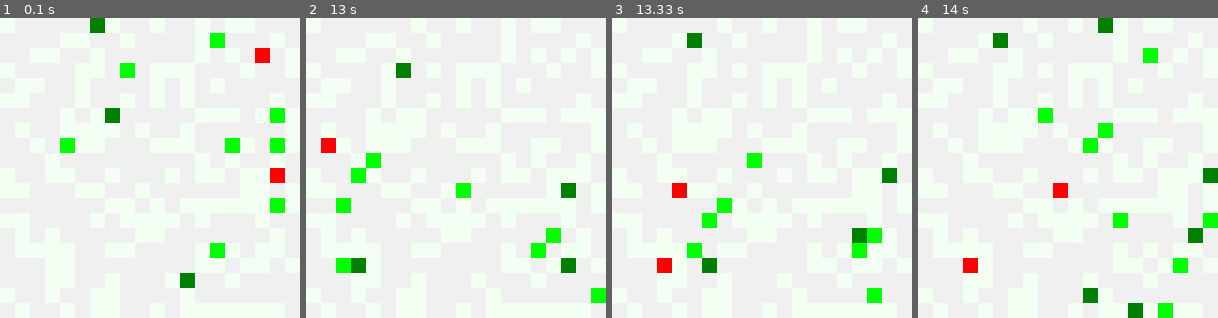
Above: before the commit, frames 1-4 (left to right).
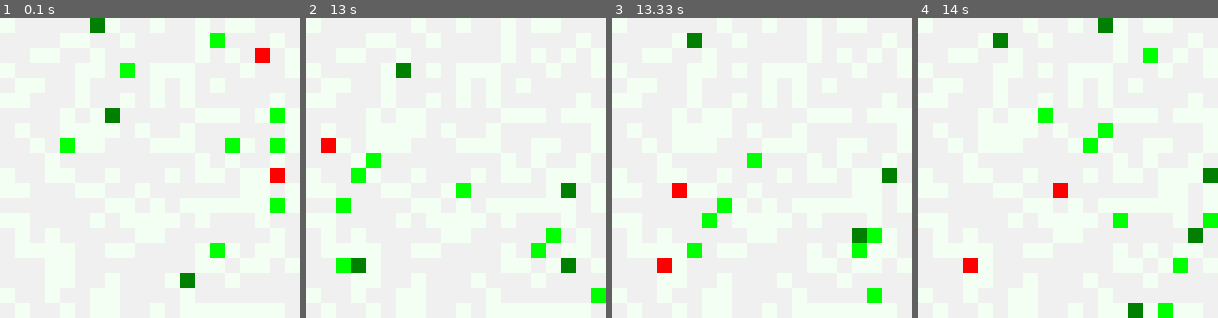
Above: after the commit, the same moments.

Repository: snisarg/263C
Game: pygame game, started from game.py
The game is run twice, just before and just after one commit, with the same random seed, the same clock (stepped at 60 frames per second) and the same inputs. The source is Python 2; it was converted automatically to run under Python 3.
Inputs:
- Up to frame 1 (0.1 s): no input
- Up to frame 2 (13 s): no input
- Up to frame 3 (13.33 s): no input
- Up to frame 4 (14 s): no input
The pictures show only the part of the screen within x 50-100%, y 50-100%; the shares and areas given below are measured in that part.

Frames 1-2 are identical in both runs. In frame 3, 0.2% of the frame differs, in the area x 30-35%, y 80-85%; in frame 4, 0.2%.

Commit message:
Predator hungry threshold increased.

Diff:
--- a/animat.py
+++ b/animat.py
@@ -44,6 +44,7 @@
             difference[1] += 1
     return difference
 
+
 class StepCalculator:
 
     def __init__(self, step_weight):
@@ -173,8 +174,9 @@
         self.energy = random.randint(600, 1000)
         self.hunger_threshold = 1000
         self.wait_time = 0
-
-    # Returns animat closest to predator's positions
+        self.making_signal = False  # Internal neuron
+
+    # Returns prey closest to predator's positions OR closest predator making signal for help!
     def __closest_animat(self):
         closest_animats = grid.singleton_world.around_point(self.position, config.predator_range())
         for level in closest_animats:
@@ -182,6 +184,8 @@
                 for anim in block:
                     if isinstance(anim, EPrey) or isinstance(anim, HPrey):
                         return anim  # Return the anim object which is closest
+                    elif isinstance(anim, Predator) and anim.making_signal is True:
+                        return anim
         return None
 
     def move(self, game_clock):
@@ -190,6 +194,7 @@
 
         # If predator has lost to the hard prey, make him move randomly until wait_time = 0
         if self.wait_time > 0:
+            self.making_signal = False
             return
 
         anim = self.__closest_animat()
@@ -202,22 +207,31 @@
         current_action = self.qlearn.choose_action(current_state)
 
         if current_action[0] == Action.MoveRandomly:
+            # print "Move randomly!"
             coord = random_walk()
             while grid.singleton_grid.is_obstacle(coord):
                 coord = random_walk()
+                self.making_signal = False
 
         elif current_action[0] == Action.TowardsEasyPrey or current_action[0] == Action.TowardsHardPrey:
+            # print "Chased prey!"
             coord = normalise_distance(
                 distance_diff(self.position, coord, config.predator_range()), config.predator_range())
-
-        elif current_action[0] == Action.SignalHelp:
+            self.making_signal = False
+
+        elif current_action[0] == Action.SignalForHelp:
+            print "Need help at ", self.position, "chasing ", coord
             coord = normalise_distance(
                 distance_diff(self.position, coord, config.predator_range()), config.predator_range())
             # Signal for help!
-
-        else:
-            # Go towards the signal
-            pass
+            self.making_signal = True
+
+        elif current_action[0] == Action.TowardsSignal:
+            print "HELPING ", coord , self.position
+            coord = normalise_distance(
+                distance_diff(self.position, coord, config.predator_range()), config.predator_range())
+            self.making_signal = False
+
         grid.singleton_world.move_animat(self, coord)
 
 # -- Battle between two animats is done here!
@@ -229,6 +243,7 @@
                 self.update_energy(200)
                 grid.singleton_world.kill(animat)
                 self.qlearn.doQLearning(reward, self.sense_state(self.__closest_animat()))
+                self.making_signal = False
                 break
 
             elif isinstance(animat, HPrey):
@@ -237,17 +252,19 @@
                     self.update_energy(400)
                     grid.singleton_world.kill(animat)
                     self.qlearn.doQLearning(reward, self.sense_state(self.__closest_animat()))
+                    self.making_signal = False
 
                 elif self.energy <= animat.energy and self.wait_time == 0:
                     print "Hard fights back at ", animat.position
                     # Both predator and prey lose energy
                     self.update_energy(-100)
-                    animat.energy -= 100
+                    animat.energy -= 300
 
                     # Must wait before chasing again
                     self.wait_time = 10
                     reward = 0
                     self.qlearn.doQLearning(reward, self.sense_state(self.__closest_animat()))
+                    self.making_signal = False
                 break
 
 
@@ -267,10 +284,14 @@
                     list_state.append(State.NotHungry)
                     return list_state
 
-                if isinstance(closest_animat, EPrey):
+                if isinstance(closest_animat, Predator):
+                    list_state.append(State.FollowSignal)
+                elif isinstance(closest_animat, EPrey):
                     list_state.append(State.PreyEasyClosest)
-                else:
+                elif isinstance(closest_animat, HPrey) and self.making_signal is False:
                     list_state.append(State.PreyHardClosest)
+                elif isinstance(closest_animat, HPrey) and self.making_signal is True:
+                    list_state.append(State.PredatorAskHelp)
             return list_state
 
     def update_energy(self, amount):
--- a/qlearning.py
+++ b/qlearning.py
@@ -7,7 +7,8 @@
     PreyHardClosest = 2
     Hungry = 3          # If energy below threshold
     NotHungry = 4       # If energy above threshold
-    PredatorHelp = 5    # If Coordination is needed
+    PredatorAskHelp = 5    # If Coordination is needed
+    FollowSignal = 6
 
 
 class Action:
@@ -15,7 +16,7 @@
     TowardsEasyPrey = 1     # If chosen, then make animat move towards easy prey in the environment.
     TowardsHardPrey = 2     # If chosen, then make animat move towards hard prey in the environment.
     TowardsSignal = 3       # If chosen, move animat towards signal for help
-    SignalHelp = 4          # If chosen, then make animat signal for help
+    SignalForHelp = 4       # If chosen, then make animat signal for help
 
 
 class QLearning:
@@ -39,9 +40,10 @@
         self.table[(State.Hungry, State.PreyEasyClosest)] = [Action.TowardsEasyPrey,
                                                              self.rand()]
         self.table[(State.Hungry, State.PreyHardClosest)] = [Action.TowardsHardPrey,
-                                                             self.rand(), Action.SignalHelp, self.rand()]
+                                                             self.rand(), Action.SignalForHelp, self.rand()]
         self.table[State.NotHungry] = [Action.MoveRandomly, self.rand()]
-        # self.table[State.PredatorHelp] = [Action.MoveRandomly, self.rand() , Action.TowardsSignal, self.rand()]
+        self.table[(State.Hungry, State.PredatorAskHelp)] = [Action.SignalForHelp, self.rand()]
+        self.table[(State.Hungry, State.FollowSignal)] = [Action.TowardsSignal, self.rand()]
 
 
 # --- Choose Action with max Q value
@@ -94,7 +96,7 @@
         # QLearning
         newq = self.alpha*(reward+(self.gamma * newq)-oldq)  # Calculate newQ
 
-        print "Updated Q value ", oldq , newq
+        # print "Updated Q value ", oldq , newq
         # Update QValue and reflect in Table
         prev_action_row[self.prev_max_index-1] = newq
         self.table[tuple(self.prev_state)] = prev_action_row
